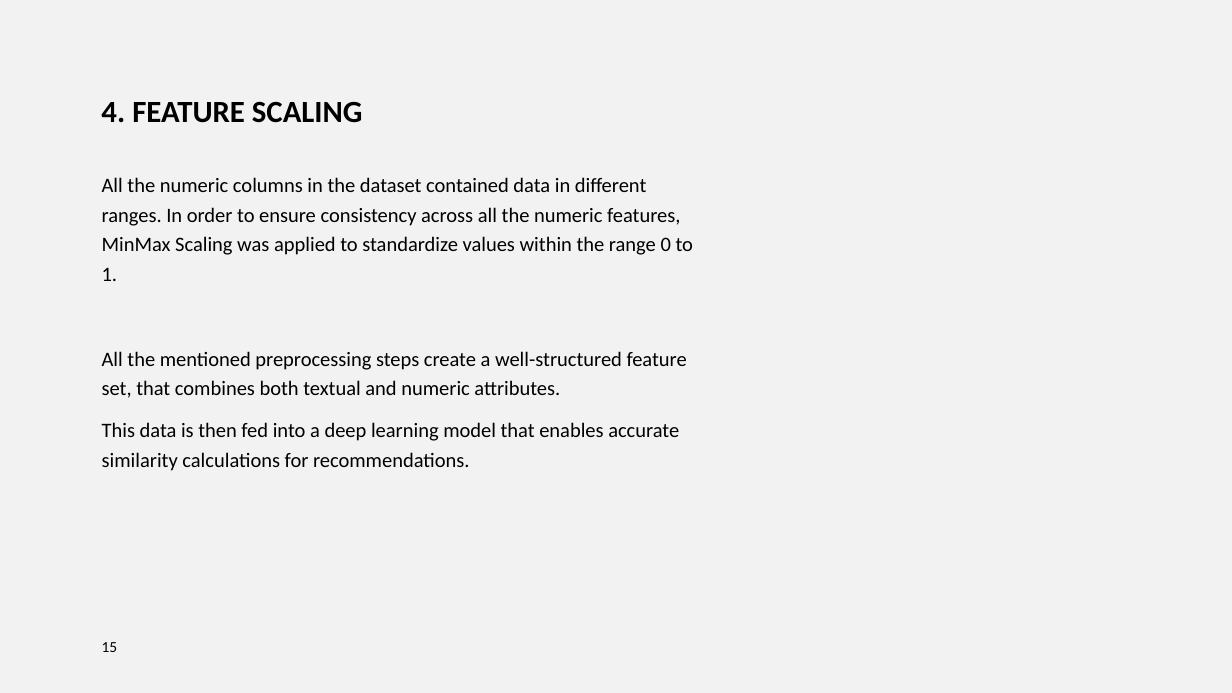
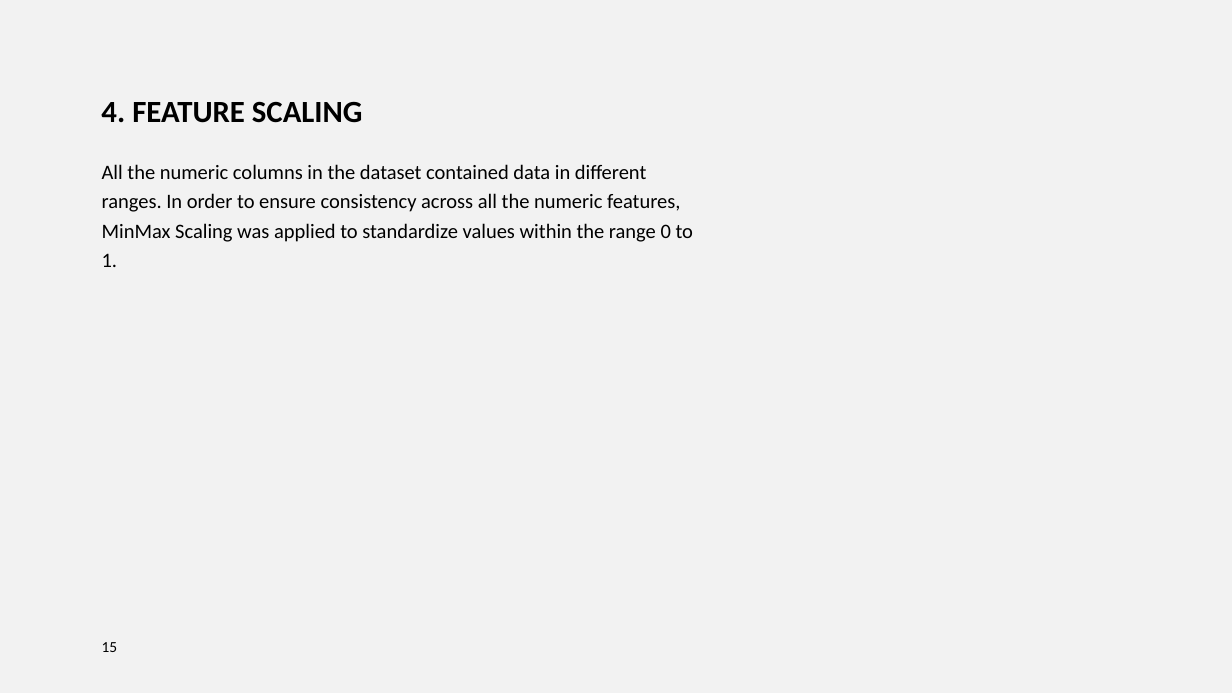
Before and after one commit to NatashaKamami/Music-Recommendation-System, a slide deck: slide 15 of Music recommendation system.pptx. Drawn at 1232x693 pixels with LibreOffice and Linux fonts; fonts in the diff are those of the drawing; background and template pictures are left out. Boxes give left, top, right and bottom in pixels: in the first picture for what was removed or moved away, otherwise in the second. Text is boxed around its words. In the diff, an @@ line names an element or a change of style, - is before the commit and + after.

```diff
--- a/Music recommendation system.pptx
+++ b/Music recommendation system.pptx
@@ text "All the numeric columns in ...": place and size @@
-text "All the numeric columns in ..." at [102,177,693,471]
+text "All the numeric columns in ..." at [102,164,693,267]
@@ text at [102,351,687,471]: paragraphs removed @@
-All the mentioned preprocessing steps create a well-structured feature set, that combines both textual and numeric attributes.
-This data is then fed into a deep learning model that enables accurate similarity calculations for recommendations.
```
Also in this commit, not shown: 3 other slides changed, 1 slide added.
